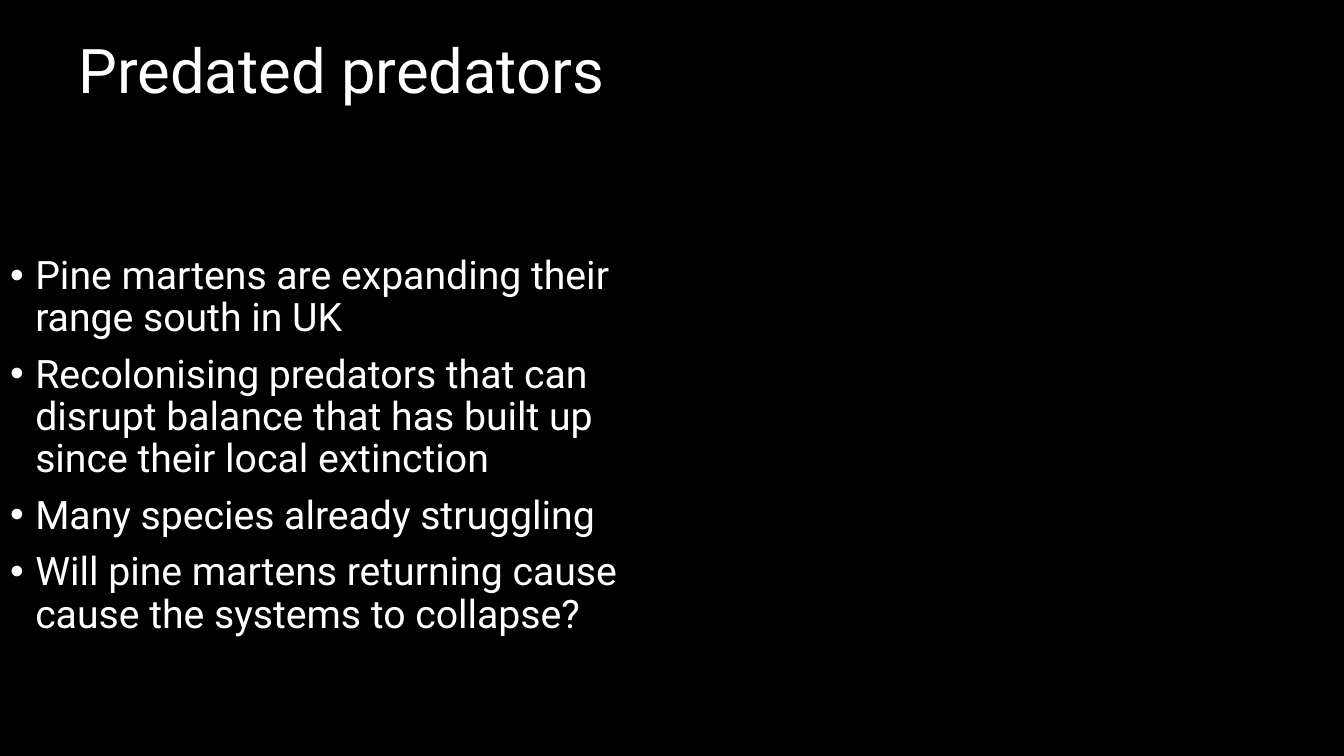
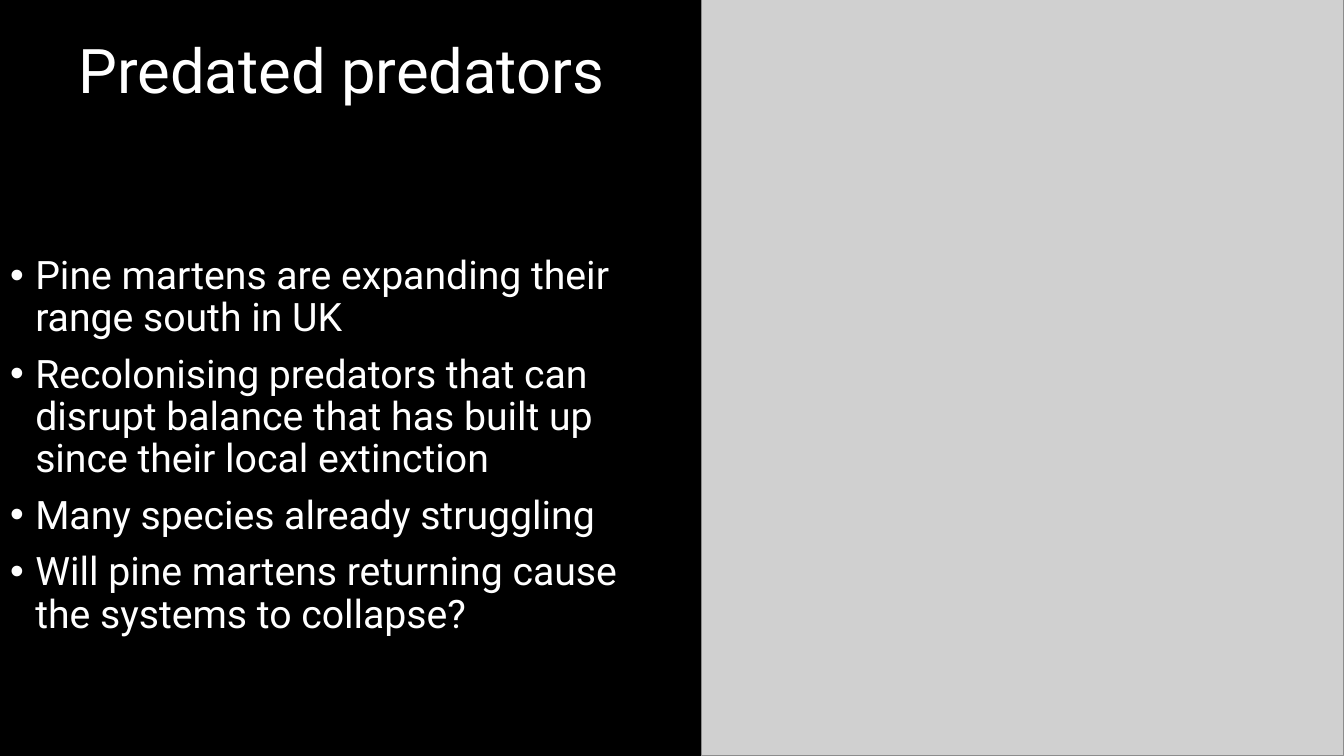
Before and after one commit to DeonRoos/stats-for-biologists, a slide deck: slide 3 of Lecture 5 - Cont LM/Slides/Linear models_w_Continuous.pptx. Drawn at 1344x756 pixels with LibreOffice and Linux fonts; fonts in the diff are those of the drawing; grey boxes stand for pictures. Boxes give left, top, right and bottom in pixels: in the first picture for what was removed or moved away, otherwise in the second. Text is boxed around its words. In the diff, an @@ line names an element or a change of style, - is before the commit and + after.

```diff
--- a/Lecture 5 - Cont LM/Slides/Linear models_w_Continuous.pptx
+++ b/Lecture 5 - Cont LM/Slides/Linear models_w_Continuous.pptx
@@ picture added at (701, 0, 1344, 756) @@
@@ text at (35, 555, 617, 637): text changed @@
-• Will pine martens returning cause cause the systems to collapse?
+• Will pine martens returning cause the systems to collapse?
```
Also in this commit, not shown: 8 other slides changed, 9 slides added, 5 slides removed, 8 other files.
